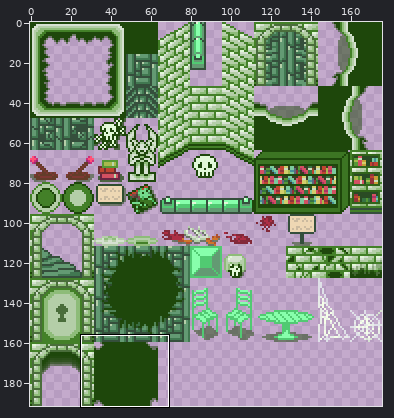
Edited in one commit: sprite sheet (Assets/Graphics/Overworld/Tiles/tileset_level4_new.png). The first picture is a wide view before the edit; the outline marks the close-up.
Close-up. Old version:
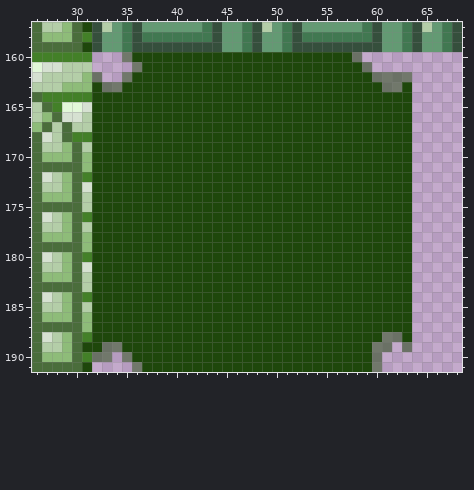
The file is 176x192 pixels. Colours within 5 levels of each other are drawn and written as one. Shown: x 26..68, y 157..191.
Once edited:
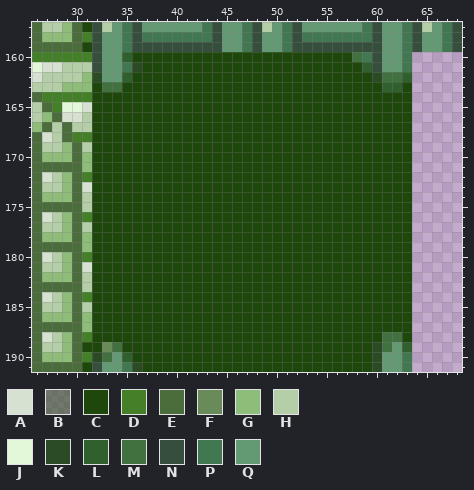
Palette (. is transparent): A #d6e1d1  B #1e470b80  C #1e470b  D #438028  E #4a6d3b  F #698b5a  G #8ebc79  H #b4cea8  J #e2f8d8  K #2a4b24  L #30602e  M #41713f  N #354f3c  P #417851  Q #639a73
What changed:
Changed rows in their new state; - is an unchanged pixel.
first column x 32:
160 NQQL----------------------MPNQQP
161 NQQPK----------------------LNQQP
162 KQQL------------------------KMML
163 -MM--------------------------LL-
first column x 32:
188 -----------------------------MM-
189 -FM-------------------------KMQL
190 KMQL------------------------KQQP
191 NQQPK-----------------------KQQP
